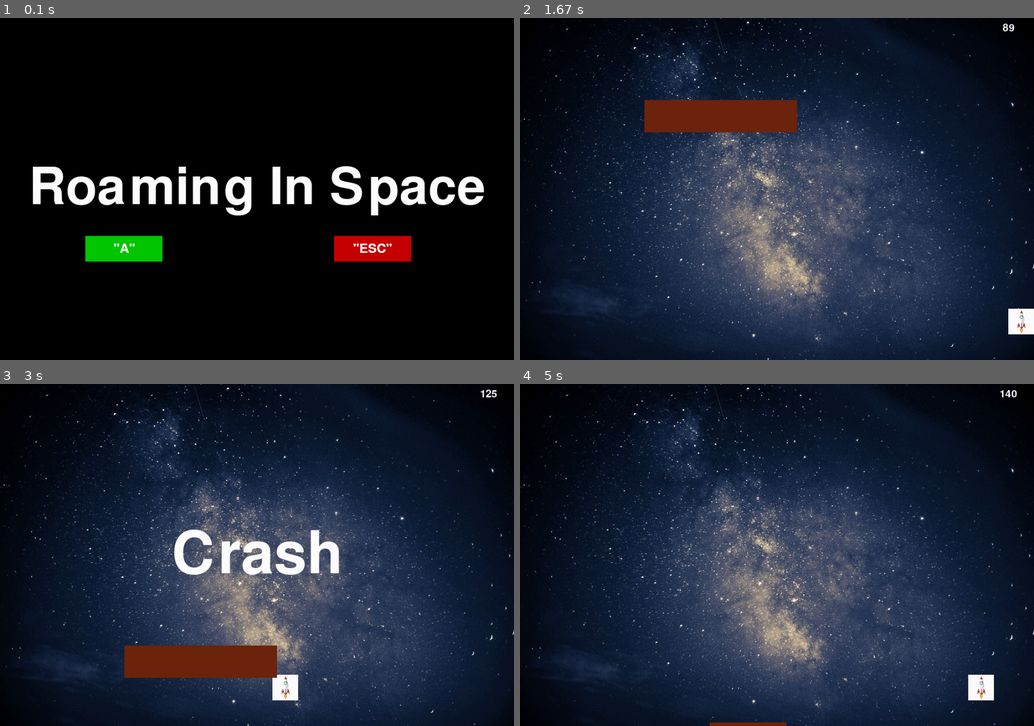
Above: before the commit, frames 1-4 (two rows, left to right).
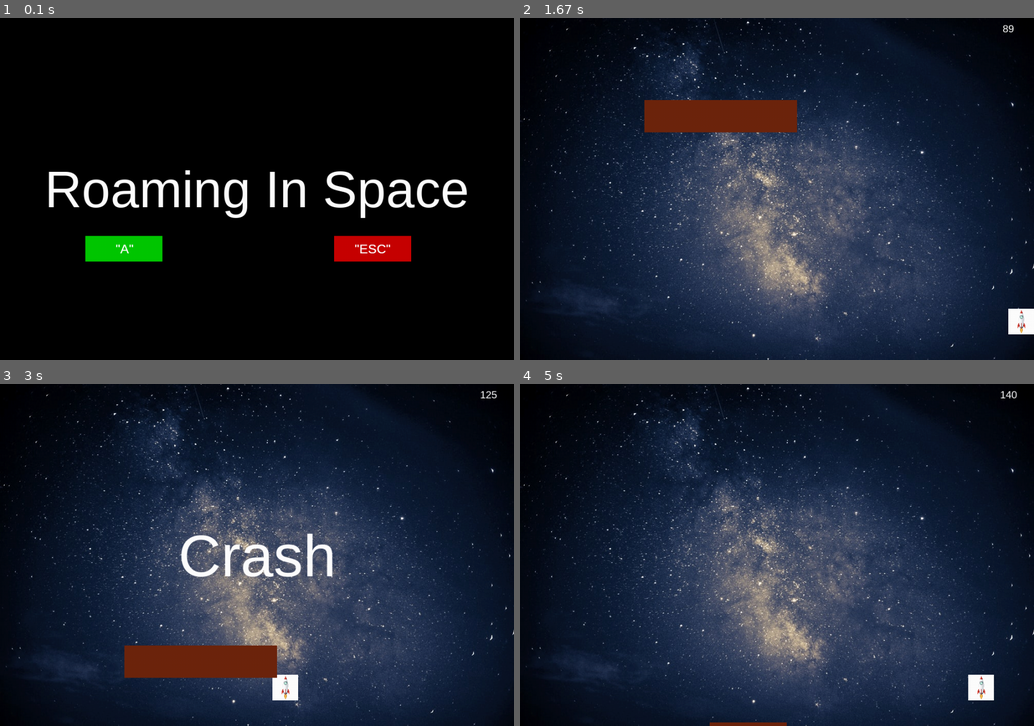
Above: after the commit, the same moments.

Repository: K-Pat/PygameProject
Game: pygame game, started from main.py
The game is run twice, just before and just after one commit, with the same random seed, the same clock (stepped at 60 frames per second) and the same inputs.
Inputs:
- Up to frame 1 (0.1 s): no input
- Up to frame 2 (1.67 s): tap A at 0.33 s; hold D 0.67-1.13 s; hold D 1.17-1.63 s
- Up to frame 3 (3 s): hold A 1.67-2.2 s
- Up to frame 4 (5 s): hold D from 4.57 s (still down)

The runs differ from the first frame. In frame 1, 5.3% of the frame differs, in the area x 6-95%, y 43-69%; in frame 2, less than 0.1%; in frame 3, 1.8%; in frame 4, less than 0.1%.

Commit message:
EXE Update 1

Diff:
--- a/main.py
+++ b/main.py
@@ -37,7 +37,7 @@
     return textSurface, textSurface.get_rect()
 
 def message_display(text):
-    largeText = pygame.font.Font('freesansbold.ttf',115)
+    largeText = pygame.font.Font('ARIALUNI.TTF',115)
     TextSurf, TextRect = text_objects(text, largeText)
     TextRect.center = ((SCREEN_WIDTH/2),(SCREEN_HEIGHT/2))
     screen.blit(TextSurf, TextRect)
@@ -47,7 +47,7 @@
 # Define constants for the screen width and height
 
 def score_display(text):
-    smallText = pygame.font.Font('freesansbold.ttf',20)
+    smallText = pygame.font.Font('ARIALUNI.TTF',20)
     TextSurf, TextRect = text_objects(text, smallText)
     TextRect.center = ((950),(20))
     screen.blit(TextSurf, TextRect)
@@ -65,8 +65,8 @@
 def start_menu(Display):
     running = True
     screen.fill((0,0,0))
-    largeText = pygame.font.Font('freesansbold.ttf',100)
-    smallText = pygame.font.Font('freesansbold.ttf',25)
+    largeText = pygame.font.Font('ARIALUNI.TTF',100)
+    smallText = pygame.font.Font('ARIALUNI.TTF',25)
     TextSurf, TextRect = text_objects(Display, largeText)
     TextRect.center = ((SCREEN_WIDTH/2),(SCREEN_HEIGHT/2))
     screen.blit(TextSurf, TextRect)
@@ -116,10 +116,10 @@
 
 
 def score_dodged(count):
-    font = pygame.font.SysFont("freesansbold.ttf", 25)
+    font = pygame.font.SysFont("ARIALUNI.TTF", 25)
     s = "Dodged: " + str(count)
     x = font.render(s, True, (255,255,255))
-    smallText = pygame.font.Font('freesansbold.ttf',20)
+    smallText = pygame.font.Font('ARIALUNI.TTF',20)
     TextSurf, TextRect = text_objects(x, smallText)
     TextRect.center = ((15,15))
     screen.blit(TextSurf, TextRect)
--- /dev/null
+++ b/setup.py
@@ -0,0 +1,10 @@
+import cx_Freeze
+
+executables = [cx_Freeze.Executable("main.py")]
+
+cx_Freeze.setup(
+    name="Roaming In Space",
+    options={"build_exe": {"packages":["pygame"],
+    "include_files":["rocket.jpeg", "space.jpeg", "ARIALUNI.TTF"]}},
+    executables = executables
+)
Not shown, added: .DS_Store
Not shown, added: ARIALUNI.TTF
